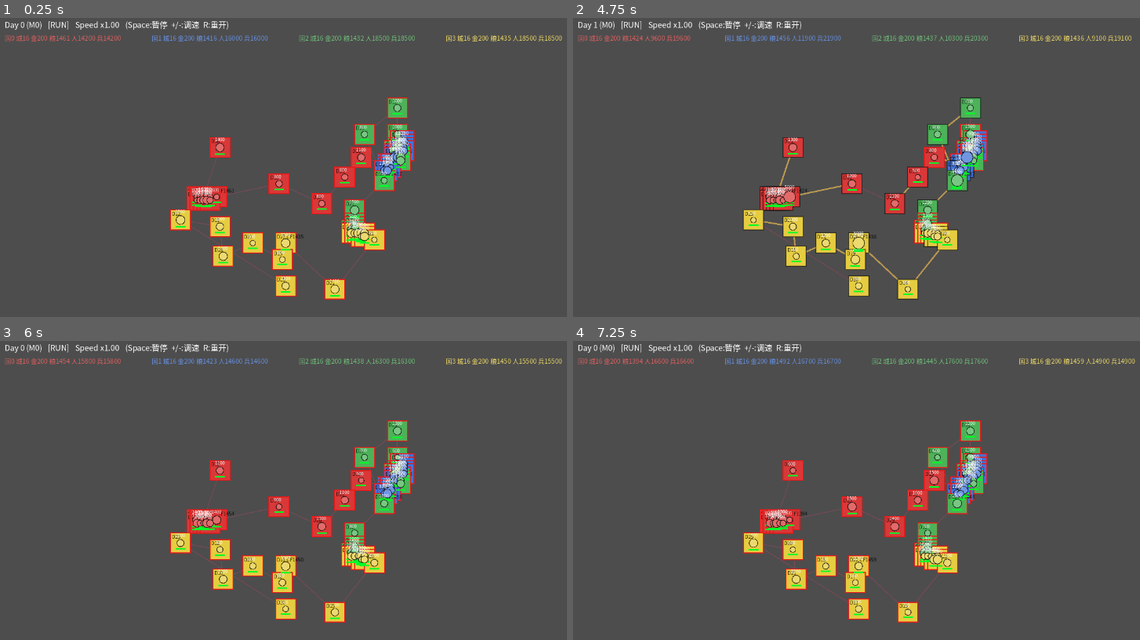
Above: before the commit, frames 1-4 (two rows, left to right).
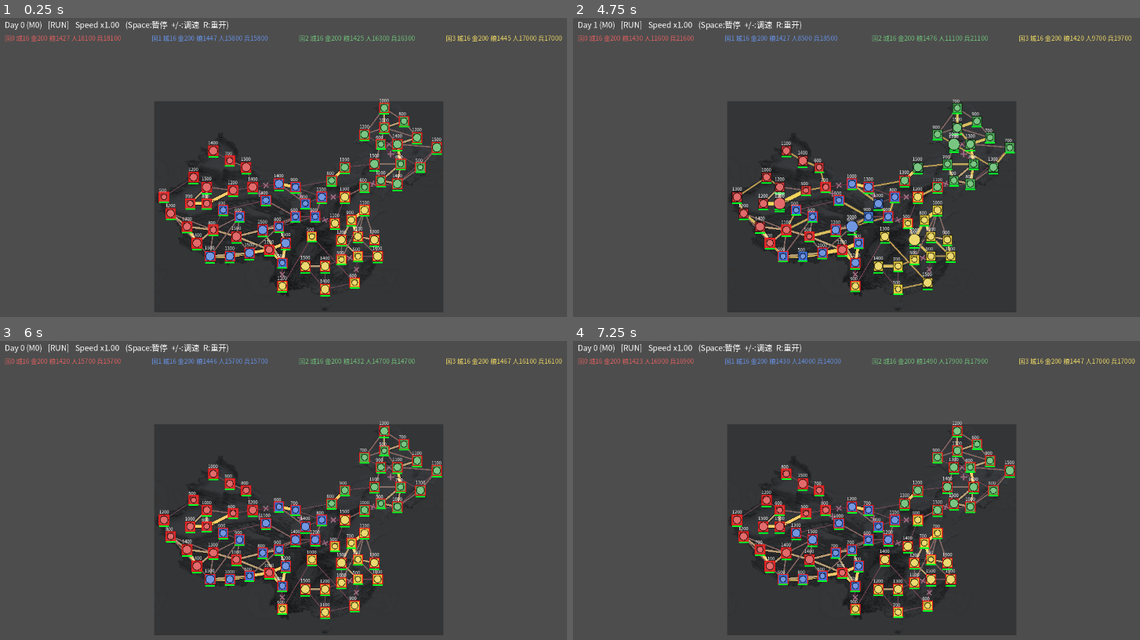
Above: after the commit, the same moments.

Repository: milkmilki/wargame
Game: Godot game, scene res://main.tscn
The game is run twice, just before and just after one commit, with the same random seed, the same clock (stepped at 60 frames per second) and the same inputs.
Inputs:
- Up to frame 1 (0.25 s): no input
- Up to frame 2 (4.75 s): tap Enter at 0.5, 2, 3.5 s; tap R every 0.75 s from 0.6 to 4.35 s; tap Space at 0.77, 1.25, 1.52, 2.75, 3.02, 3.77, 4.25, 4.52 s
- Up to frame 3 (6 s): tap R at 5.1, 5.85 s
- Up to frame 4 (7.25 s): tap Space at 6.02, 6.77 s; tap R at 6.6 s

The runs differ from the first frame. In frame 1, 34% of the frame differs, in the area x 11-98%, y 5-99%; in frame 2, 34%; in frame 3, 34%; in frame 4, 34%.

Commit message:
Improve terrain map spacing and background

Diff:
--- a/scripts/core/game_state.gd
+++ b/scripts/core/game_state.gd
@@ -29,6 +29,7 @@
 var ownership_revision: int = 0             ## 城市易主版本号，供战略地图缓存失效
 var uses_heightmap: bool = false
 var map_aspect_ratio: float = 1.0
+var map_source_region_normalized: Rect2 = Rect2(0.0, 0.0, 1.0, 1.0)
 
 ## 结束态
 var winner: int = -1                        ## -1 表示未结束
@@ -57,6 +58,7 @@
 	_reset_world(world_seed)
 	uses_heightmap = false
 	map_aspect_ratio = 1.0
+	map_source_region_normalized = Rect2(0.0, 0.0, 1.0, 1.0)
 	_generate_nations()
 	_generate_grid_cities()
 	_initialize_manpower_pools()
@@ -130,6 +132,7 @@
 	var heights: Array[float] = terrain["heights"]
 	var reliefs: Array[float] = terrain["reliefs"]
 	map_aspect_ratio = clampf(float(terrain["map_aspect_ratio"]), 0.5, 2.5)
+	map_source_region_normalized = terrain["source_region_normalized"]
 	for id in range(CITY_COUNT):
 		var city := City.new()
 		city.id = id
--- a/scripts/core/terrain_map_generator.gd
+++ b/scripts/core/terrain_map_generator.gd
@@ -8,6 +8,9 @@
 const CANDIDATE_STRIDE: int = 2
 const INTERIOR_RADIUS: int = 2
 const RELIEF_RADIUS: int = 3
+const FLAT_CANDIDATE_SHARE: float = 0.90
+const RELIEF_SPACING_WEIGHT: float = 0.015
+const MIN_CITY_SPACING: float = 0.075
 const TARGET_EDGE_COUNT: int = 112
 const ROAD_SAMPLE_COUNT: int = 48
 
@@ -42,6 +45,10 @@
 		"nation_order": road_result["nation_order"],
 		"bounds": bounds,
 		"image_size": analysis.get_size(),
+		"source_region_normalized": Rect2(
+			Vector2(bounds.position) / Vector2(analysis.get_size()),
+			Vector2(bounds.size) / Vector2(analysis.get_size())
+		),
 		"map_aspect_ratio": (
 			float(maxi(bounds.size.x, 1)) / float(maxi(bounds.size.y, 1))
 		),
@@ -140,7 +147,10 @@
 		var pb: Vector2i = b["pixel"]
 		return pa.y < pb.y or (pa.y == pb.y and pa.x < pb.x)
 	)
-	var usable_count := maxi(int(round(float(candidates.size()) * 0.70)), city_count)
+	var usable_count := maxi(
+		int(round(float(candidates.size()) * FLAT_CANDIDATE_SHARE)),
+		city_count
+	)
 	candidates.resize(usable_count)
 	var center := Vector2(bounds.get_center())
 	var first_index := 0
@@ -154,6 +164,7 @@
 	var selected: Array[Dictionary] = [candidates[first_index]]
 	var selected_pixels := {candidates[first_index]["pixel"]: true}
 	var scale := Vector2(maxi(bounds.size.x, 1), maxi(bounds.size.y, 1))
+	var map_aspect := float(maxi(bounds.size.x, 1)) / float(maxi(bounds.size.y, 1))
 	while selected.size() < city_count:
 		var best_index := -1
 		var best_score := -INF
@@ -164,20 +175,37 @@
 			var candidate_norm := (
 				Vector2(candidate["pixel"]) - Vector2(bounds.position)
 			) / scale
+			var candidate_metric := Vector2(
+				candidate_norm.x * map_aspect,
+				candidate_norm.y
+			)
 			var min_distance_sq := INF
 			for chosen in selected:
 				var chosen_norm := (
 					Vector2(chosen["pixel"]) - Vector2(bounds.position)
 				) / scale
+				var chosen_metric := Vector2(
+					chosen_norm.x * map_aspect,
+					chosen_norm.y
+				)
 				min_distance_sq = minf(
 					min_distance_sq,
-					candidate_norm.distance_squared_to(chosen_norm)
+					candidate_metric.distance_squared_to(chosen_metric)
 				)
-			var score := min_distance_sq - float(candidate["relief"]) * 0.08
+			if min_distance_sq < MIN_CITY_SPACING * MIN_CITY_SPACING:
+				continue
+			var score := (
+				min_distance_sq
+				- float(candidate["relief"]) * RELIEF_SPACING_WEIGHT
+			)
 			if score > best_score:
 				best_score = score
 				best_index = i
-		assert(best_index != -1, "无法选满城市点")
+		assert(
+			best_index != -1,
+			"无法在最小间距 %.3f 下选满 %d 个城市点"
+				% [MIN_CITY_SPACING, city_count]
+		)
 		selected.append(candidates[best_index])
 		selected_pixels[candidates[best_index]["pixel"]] = true
 	selected.sort_custom(func(a: Dictionary, b: Dictionary) -> bool:
--- a/scripts/view/map_renderer.gd
+++ b/scripts/view/map_renderer.gd
@@ -12,6 +12,7 @@
 const BASE_BOTTOM_MARGIN := 40.0
 const BASE_HUD_TOP := 68.0
 const BASE_HUD_ROW_HEIGHT := 22.0
+const TERRAIN_BACKGROUND_PATH := GameState.TERRAIN_MAP_PATH
 var _cell: float = 64.0
 var _origin: Vector2 = Vector2(40.0, 90.0)
 var _map_size: Vector2 = Vector2(512.0, 512.0)
@@ -21,6 +22,7 @@
 var _hud_card_width: float = 300.0
 
 var _font: Font
+var _terrain_texture: Texture2D
 var _blink: float = 0.0                    ## 饥饿闪烁计时
 
 # tick 间插值：军队逻辑位置每天跳变一次，渲染在两次 tick 之间平滑过渡。
@@ -40,6 +42,7 @@
 
 func _ready() -> void:
 	_font = create_ui_font()
+	_terrain_texture = load(TERRAIN_BACKGROUND_PATH) as Texture2D
 
 
 static func create_ui_font() -> Font:
@@ -154,11 +157,31 @@
 	if state == null:
 		return
 	_compute_layout()
+	_draw_terrain_background()
 	_draw_edges()
 	_draw_cities()
 	_draw_battles()
 	_draw_armies()
 	_draw_hud()
+
+
+func _draw_terrain_background() -> void:
+	if not state.uses_heightmap or _terrain_texture == null:
+		return
+	var texture_size := Vector2(_terrain_texture.get_size())
+	var normalized_region := state.map_source_region_normalized
+	var source_region := Rect2(
+		normalized_region.position * texture_size,
+		normalized_region.size * texture_size
+	)
+	draw_texture_rect_region(
+		_terrain_texture,
+		Rect2(_origin, _map_size),
+		source_region,
+		Color(0.38, 0.40, 0.42, 0.62)
+	)
+	# 暗色罩层压低底图细节，保证道路、国家色和文字仍是视觉主层。
+	draw_rect(Rect2(_origin, _map_size), Color(0.02, 0.025, 0.035, 0.34), true)
 
 
 func _draw_edges() -> void:
@@ -220,7 +243,11 @@
 
 
 func _draw_cities() -> void:
-	var half := _cell * 0.38
+	var half := clampf(
+		_cell * 0.18,
+		5.0 * _display_scale,
+		10.0 * _display_scale
+	)
 	for city in state.cities:
 		var center := _city_center(city)
 		var rect := Rect2(center - Vector2(half, half), Vector2(half * 2, half * 2))
@@ -235,11 +262,11 @@
 			label += " %sF%d" % ["C" if city.is_capital else "W", city.food_storage]
 		draw_string(
 			_font,
-			rect.position + Vector2(3, 12) * _display_scale,
+			rect.position + Vector2(2, 9) * _display_scale,
 			label,
 			HORIZONTAL_ALIGNMENT_LEFT,
 			-1,
-			_font_size(10),
+			_font_size(8),
 			Color(0, 0, 0, 0.8)
 		)
 
--- a/tests/test_suite.gd
+++ b/tests/test_suite.gd
@@ -118,6 +118,23 @@
 	_check(gs.uses_heightmap and positions_unique.size() == 64,
 		"正式世界应从高度图生成 64 个互异城市位置")
 	_check(terrain_has_relief, "城市应保存高度图局部起伏数据")
+	var minimum_city_spacing := INF
+	for a in range(gs.cities.size()):
+		for b in range(a + 1, gs.cities.size()):
+			var delta := gs.cities[a].map_position - gs.cities[b].map_position
+			delta.x *= gs.map_aspect_ratio
+			minimum_city_spacing = minf(minimum_city_spacing, delta.length())
+	_check(
+		minimum_city_spacing >= 0.075,
+		"城市点应保持足够间距，实为 %.4f" % minimum_city_spacing
+	)
+	_check(
+		gs.map_source_region_normalized.position.x > 0.0
+		and gs.map_source_region_normalized.position.y > 0.0
+		and gs.map_source_region_normalized.end.x < 1.0
+		and gs.map_source_region_normalized.end.y < 1.0,
+		"底图应裁切到 Alpha 陆地包围盒，排除外围水印区域"
+	)
 	# 每国只有首都一个粮仓；原 16 城初始储备全部归集到该粮仓。
 	for n in gs.nations:
 		var warehouses := gs.warehouse_cities_of(n.id)
Not shown, changed: HANDOFF.md
